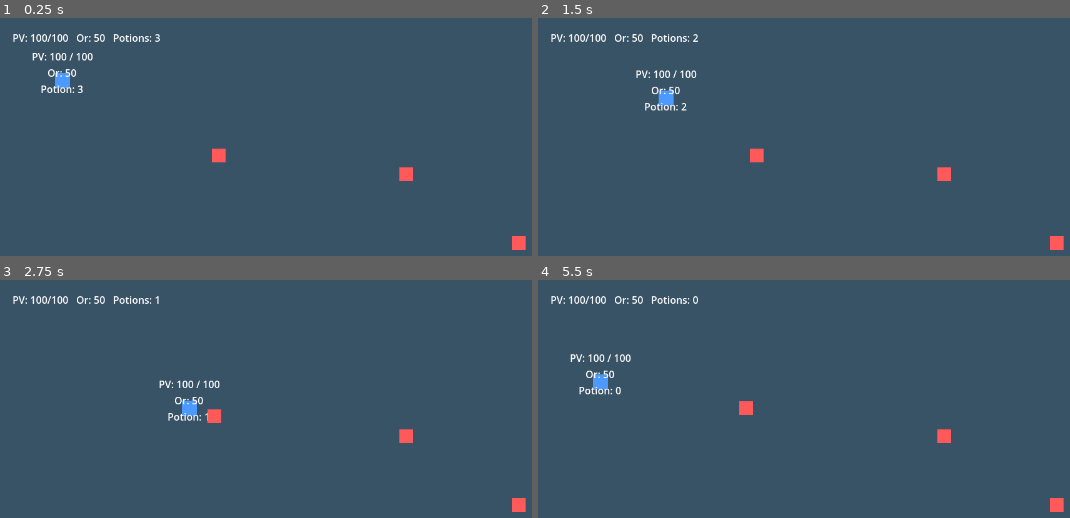
Above: before the commit, frames 1-4 (two rows, left to right).
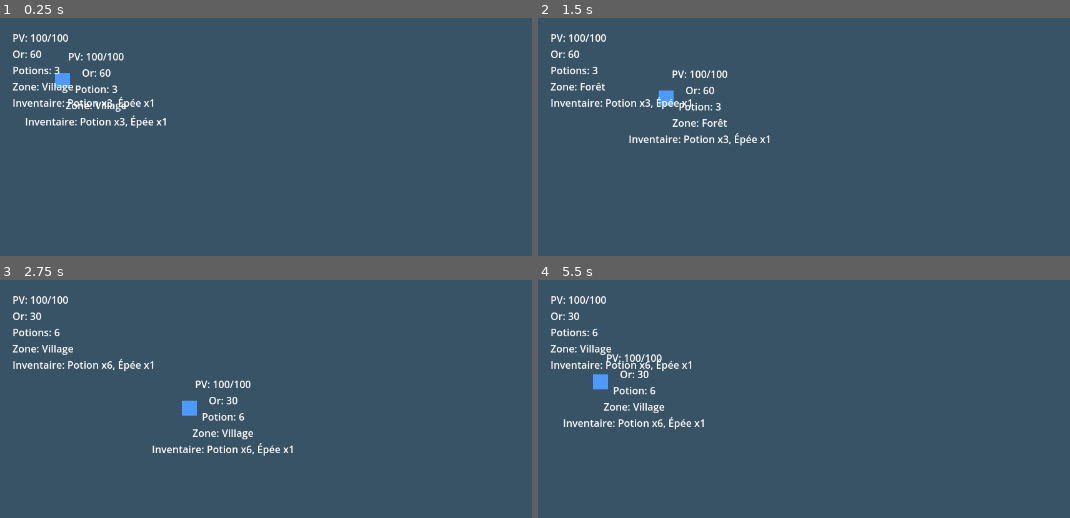
Above: after the commit, the same moments.

Repository: chahine-nitelzen/MonRPG-Godot4
Game: Godot game, scene res://scenes/World.tscn
Same seed, same stepped clock (60 frames per second), same inputs: the game is played once before the commit and once after it.
Inputs:
- Up to frame 1 (0.25 s): no input
- Up to frame 2 (1.5 s): tap Enter (ui_accept) at 0.5, 0.77, 0.8, 1.07, 1.35 s; hold D (ui_right) 0.53-1.28 s; hold H (use_potion) 0.53-1.28 s; hold S (ui_down) from 1.28 s (still down)
- Up to frame 3 (2.75 s): tap Enter (ui_accept) at 1.52, 1.82, 2.3 s; tap H (use_potion) at 1.55 s; release S (ui_down) at 2.03 s; hold D (ui_right) from 2.03 s (still down); hold Space (attack) from 2.03 s (still down)
- Up to frame 4 (5.5 s): release D (ui_right) at 2.78 s; release Space (attack) at 2.78 s; hold W (ui_up) 2.78-3.53 s; tap H (use_potion) at 2.85, 4.55 s; tap Enter (ui_accept) at 3.02, 3.32, 3.77, 3.8, 4.07, 4.35, 4.52, 4.82, 5.3 s; hold H (use_potion) 3.53-4.28 s; hold A (ui_left) 3.53-5.03 s; hold S (ui_down) from 5.03 s (still down); hold Space (attack) from 5.03 s (still down)

The runs differ from the first frame. In frame 1, 2.9% of the frame differs, in the area x 2-99%, y 6-98%; in frame 2, 2.9%; in frame 3, 2.9%; in frame 4, 3.1%.
Error after the commit: Invalid assignment of property or key 'zone_name' with value of type 'String' on a base object of type 'CharacterBody2D (Enemy.gd)'. (res://scripts/World.gd:39)

Commit message:
Added second-stage RPG prototype with world zones, shop interaction, inventory HUD, and dynamic zone updates.

Diff:
--- a/scripts/HUD.gd
+++ b/scripts/HUD.gd
@@ -5,4 +5,4 @@
 func _process(delta):
 	var player = get_tree().get_first_node_in_group("player")
 	if player and label:
-		label.text = "PV: " + str(player.hp) + "/" + str(player.max_hp) + "   Or: " + str(player.gold) + "   Potions: " + str(player.potion_count)
+		label.text = "PV: %s/%s\nOr: %s\nPotions: %s\nZone: %s\nInventaire: %s" % [player.hp, player.max_hp, player.gold, player.potion_count, player.current_zone, player.stringify_inventory()]
--- a/scripts/Player.gd
+++ b/scripts/Player.gd
@@ -4,10 +4,17 @@
 
 var hp = 100
 var max_hp = 100
-var gold = 50
+var gold = 60
 var damage = 15
 var potion_count = 3
 var attack_cooldown = 0.0
+var inventory = {
+	"Potion": 3,
+	"Épée": 1,
+	"Armure": 0,
+}
+var current_zone = "Village"
+var distance_to_shop = 9999.0
 
 @onready var label = $Label
 
@@ -29,16 +36,35 @@
 
 	if direction.length() > 0:
 		direction = direction.normalized()
-
 	velocity = direction * SPEED
 	move_and_slide()
 	attack_cooldown = max(0.0, attack_cooldown - delta)
+
+	if direction.x < 0:
+		$Body.scale.x = -1
+	elif direction.x > 0:
+		$Body.scale.x = 1
 
 func _input(event):
 	if event.is_action_pressed("attack"):
 		attack_nearest_enemy()
 	if event.is_action_pressed("use_potion"):
 		use_potion()
+	if event.is_action_pressed("ui_accept"):
+		interact_with_shop()
+
+func update_label():
+	if label:
+		label.text = "PV: %s/%s\nOr: %s\nPotion: %s\nZone: %s\nInventaire: %s" % [hp, max_hp, gold, potion_count, current_zone, stringify_inventory()]
+
+func stringify_inventory():
+	var result = []
+	for item in inventory.keys():
+		if inventory[item] > 0:
+			result.append(item + " x" + str(inventory[item]))
+	if result.is_empty():
+		return "vide"
+	return ", ".join(result)
 
 func attack_nearest_enemy():
 	if attack_cooldown > 0:
@@ -81,11 +107,47 @@
 	if potion_count <= 0:
 		print("Plus de potions")
 		return
+	if hp >= max_hp:
+		print("Ta vie est déjà au maximum")
+		return
 	potion_count -= 1
 	hp = min(max_hp, hp + 30)
 	update_label()
 	print("Tu bois une potion. +30 PV")
 
-func update_label():
-	if label:
-		label.text = "PV: " + str(hp) + " / " + str(max_hp) + "\nOr: " + str(gold) + "\nPotion: " + str(potion_count)
+func buy_potion():
+	if gold < 10:
+		print("Tu n'as pas assez d'or pour acheter une potion.")
+		return
+	gold -= 10
+	potion_count += 1
+	inventory["Potion"] = potion_count
+	update_label()
+	print("Tu achètes une potion pour 10 or.")
+
+func buy_axe():
+	if gold < 20:
+		print("Tu n'as pas assez d'or pour acheter une épée.")
+		return
+	gold -= 20
+	damage += 5
+	inventory["Épée"] += 1
+	update_label()
+	print("Tu achètes une meilleure épée. +5 dégâts.")
+
+func interact_with_shop():
+	if current_zone == "Village":
+		var shop_distance = global_position.distance_to(Vector2(200, 180))
+		if shop_distance < 60:
+			print("Marchand : Bonjour héros !")
+			print("1. Potion (10 or) - H")
+			print("2. Épée (+5 dégâts) - appuie sur E")
+			buy_potion()
+			return
+	if current_zone == "Ville":
+		var shop_distance = global_position.distance_to(Vector2(780, 470))
+		if shop_distance < 60:
+			print("Boutique de la ville : Acheter une potion ?")
+			buy_potion()
+			return
+	print("Tu n'es pas près d'un marchand.")
--- a/scripts/World.gd
+++ b/scripts/World.gd
@@ -4,23 +4,55 @@
 var enemy_scene = preload("res://scenes/Enemy.tscn")
 var hud_scene = preload("res://scenes/HUD.tscn")
 
+var zones = {
+	"Village": Rect2(40, 60, 230, 180),
+	"Forêt": Rect2(340, 80, 300, 230),
+	"Grotte": Rect2(690, 120, 220, 220),
+	"Ville": Rect2(700, 400, 220, 180),
+}
+
+var player = null
+
 func _ready():
 	create_player()
-	create_enemy(Vector2(350, 220))
-	create_enemy(Vector2(650, 250))
-	create_enemy(Vector2(830, 360))
+	create_enemy(Vector2(400, 220), "Forêt")
+	create_enemy(Vector2(520, 260), "Forêt")
+	create_enemy(Vector2(760, 180), "Grotte")
+	create_enemy(Vector2(810, 450), "Ville")
 	spawn_hud()
+	update_zone_label()
+
+func _process(delta):
+	if player == null:
+		player = get_tree().get_first_node_in_group("player")
+		return
+	update_zone_label()
 
 func create_player():
-	var player = player_scene.instantiate()
+	player = player_scene.instantiate()
 	player.position = Vector2(100, 100)
 	add_child(player)
 
-func create_enemy(pos):
+func create_enemy(pos, zone_name):
 	var enemy = enemy_scene.instantiate()
 	enemy.position = pos
+	enemy.zone_name = zone_name
 	add_child(enemy)
 
 func spawn_hud():
 	var hud = hud_scene.instantiate()
 	add_child(hud)
+
+func update_zone_label():
+	if player == null:
+		return
+	var px = player.global_position.x + player.position.x
+	var py = player.global_position.y + player.position.y
+	var found = "Village"
+	for zone_name in zones.keys():
+		var zone = zones[zone_name]
+		if zone.has_point(Vector2(px, py)):
+			found = zone_name
+			break
+	player.current_zone = found
+	player.update_label()
Not shown, changed: README.md
